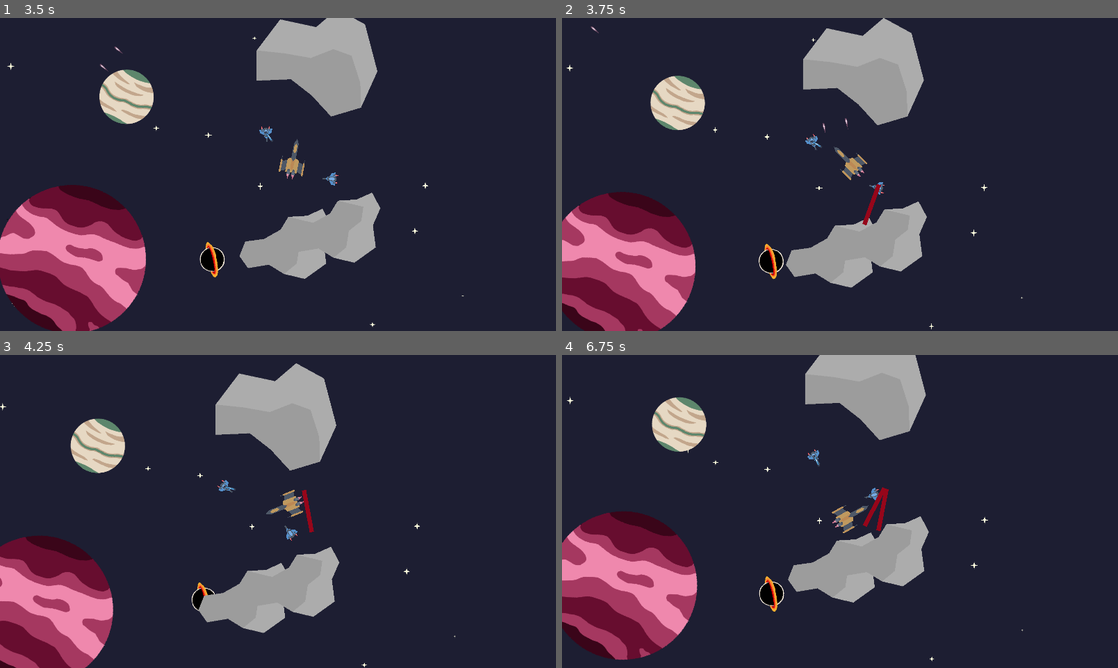
Above: before the commit, frames 1-4 (two rows, left to right).
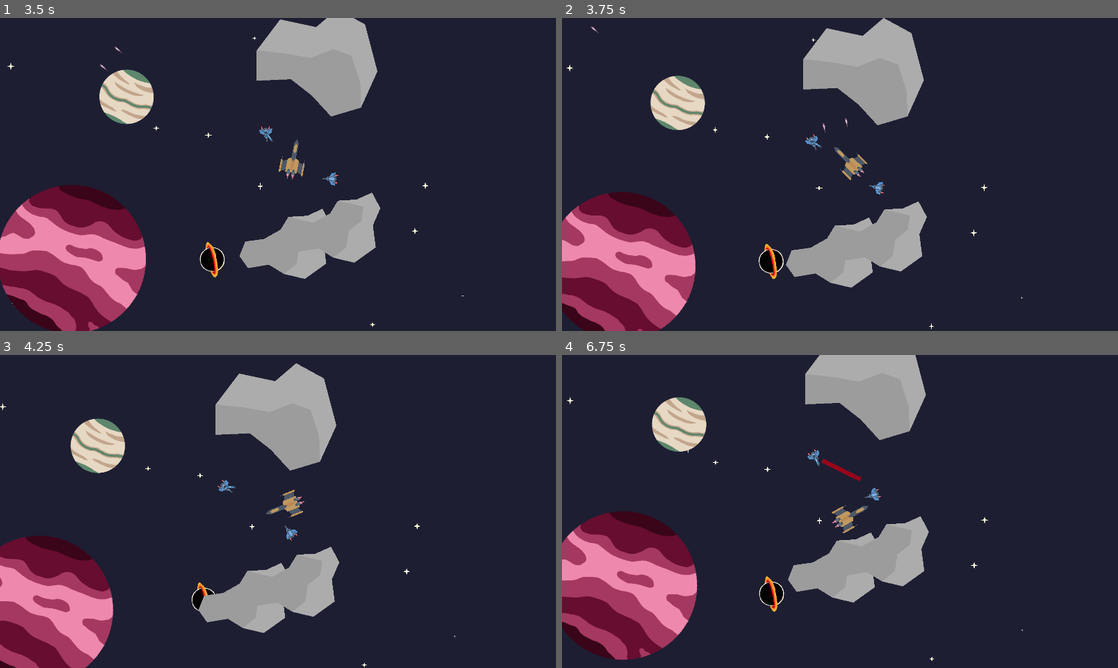
Above: after the commit, the same moments.

Repository: antax02/Ludum-Dare-58
Game: Godot game, scene res://scenes/ui/main_menu.tscn
Two runs of this game, one before a commit and one after it. Both use one fixed random seed, a clock stepped at 60 frames per second and the inputs below. The engine's default icon, where the game draws it, is replaced by a stand-in: a white triangle on a blue panel in a dark square.
Inputs (mouse positions are in pixels of both pictures, inside the frame that each line leads up to):
- Up to frame 1 (3.5 s): click "Start" at 0.5 s; move the mouse to (400, 158) at 1.27 s; hold Space (thrust) 1.28-2.03 s; click (400, 158) at 1.35 s; move the mouse to (166, 190) at 2.02 s; right-click (166, 190) at 2.1 s; click (166, 190) at 2.3 s; move the mouse to (333, 105) at 2.77 s; hold Space (thrust) from 2.78 s (still down); click (333, 105) at 2.85 s
- Up to frame 2 (3.75 s): keep holding Space (thrust); move the mouse to (812, 237) at 3.52 s; click (812, 237) at 3.6 s
- Up to frame 3 (4.25 s): keep holding Space (thrust)
- Up to frame 4 (6.75 s): move the mouse to (1006, 558) at 4.27 s; release Space (thrust) at 4.28 s; hold Right mouse button (dash) 4.28-5.03 s; click (1006, 558) at 4.55 s; move the mouse to (673, 464) at 5.02 s; click (673, 464) at 5.1 s; move the mouse to (867, 511) at 5.77 s; click (867, 511) at 5.85 s; move the mouse to (756, 433) at 6.52 s; hold Space (thrust) from 6.53 s (still down); right-click (756, 433) at 6.6 s

Frame 1 is identical in both runs. In frame 2, 0.1% of the frame differs, in the area x 45-58%, y 39-67%; in frame 3, 0.1%; in frame 4, 0.3%, in the area x 46-59%, y 33-57%.

Commit message:
Refactor charge enemy laser firing logic
Simplifies the charge enemy's laser firing mechanism by removing area detection and cooldown variables, integrating laser firing with the bullet timer. Updates scene references and signal connections to match the new logic.

Diff:
--- a/scenes/enemies/charge_enemy.tscn
+++ b/scenes/enemies/charge_enemy.tscn
@@ -1,26 +1,12 @@
-[gd_scene load_steps=7 format=3 uid="uid://c5enivskelk3f"]
+[gd_scene load_steps=5 format=3 uid="uid://c5enivskelk3f"]
 
-[ext_resource type="PackedScene" uid="uid://bsttj07uh4amy" path="res://scenes/enemies/base_enemy.tscn" id="1_w467i"]
+[ext_resource type="PackedScene" uid="uid://bsttj07uh4amy" path="res://scenes/enemies/enemy.tscn" id="1_w467i"]
 [ext_resource type="Script" uid="uid://dy8ht5vbfhkn5" path="res://scripts/enemies/charge_enemy.gd" id="2_xkf83"]
 [ext_resource type="PackedScene" uid="uid://dvumfkhw1clye" path="res://scenes/laser.tscn" id="3_5jdr2"]
 [ext_resource type="PackedScene" uid="uid://g3d6otker7yj" path="res://scenes/enemies/enemy_asset/laser_canon.tscn" id="3_xkf83"]
-[ext_resource type="PackedScene" uid="uid://pug080u7rka1" path="res://scenes/bullet.tscn" id="4_1xaef"]
-
-[sub_resource type="RectangleShape2D" id="RectangleShape2D_1xaef"]
-size = Vector2(386, 10)
 
 [node name="Enemy" instance=ExtResource("1_w467i")]
 script = ExtResource("2_xkf83")
 laser = ExtResource("3_5jdr2")
-bullet = ExtResource("4_1xaef")
 
 [node name="LaserCanon" parent="." index="3" instance=ExtResource("3_xkf83")]
-
-[node name="Area2D" type="Area2D" parent="LaserCanon" index="2"]
-
-[node name="CollisionShape2D" type="CollisionShape2D" parent="LaserCanon/Area2D" index="0"]
-position = Vector2(233, 0)
-shape = SubResource("RectangleShape2D_1xaef")
-
-[connection signal="body_entered" from="LaserCanon/Area2D" to="." method="_on_area_2d_body_entered"]
-[connection signal="body_exited" from="LaserCanon/Area2D" to="." method="_on_area_2d_body_exited"]
--- a/scenes/laser.tscn
+++ b/scenes/laser.tscn
@@ -16,3 +16,5 @@
 visible = false
 position = Vector2(59.5, 0)
 shape = SubResource("RectangleShape2D_5no5p")
+
+[connection signal="body_entered" from="." to="." method="_on_body_entered"]
--- a/scripts/enemies/base_enemy.gd
+++ b/scripts/enemies/base_enemy.gd
@@ -20,6 +20,7 @@
 	setup()
 
 func shoot():
+	bullet_timer = 0
 	var b = bullet.instantiate()
 	b.global_position = $ShootCenter.global_position
 	b.global_rotation = $ShootCenter.global_rotation
@@ -54,7 +55,6 @@
 
 	if position.distance_to(target.position) < (distance + 100) and bullet_timer >= bullet_cooldown:
 		shoot()
-		bullet_timer = 0
 
 	custom_physics_process(delta)
 
--- a/scripts/enemies/charge_enemy.gd
+++ b/scripts/enemies/charge_enemy.gd
@@ -1,9 +1,7 @@
 extends Enemy
 
-var laser_target_entities: int = 0
 var laser_charging: int = 0
-var laser_cooldown: int = 3
-var laser_timer: int = 0
+
 @export var laser: PackedScene
 
 func setup():
@@ -23,38 +21,25 @@
 	else:
 		$LaserCanon.global_rotation = (target.global_position - $LaserCanon.global_position).angle()
 
-func charge_laser():
-	laser_timer = 0
+func shoot():
 	laser_charging += 1
+	bullet_timer = (-6)
+	print("shoot")
 
-	if laser_timer >= laser_cooldown:
-		shoot()
-		laser_charging -= 1
-
-func shoot():
-	#laser_charging -= 1
+func shoot_laser():
 	var l = laser.instantiate()
 	l.global_position = $LaserCanon/ShootLaser.global_position
 	l.global_rotation = $LaserCanon/ShootLaser.global_rotation
 	l.target_group = "player"
 	l.ignore_user = "enemies"
 	l.damage = attack_damage
-	add_child(l)
-	#bullet_timer = (-5)
+	get_parent().add_child(l)
 
 func custom_physics_process(delta):
 	laser_tracing(delta)
-	laser_timer += delta
 
-	if laser_target_entities >= 1:
-		charge_laser()
-
-@warning_ignore("unused_parameter")
-func _on_area_2d_body_entered(body: Node2D) -> void:
-	if body.is_in_group("player"):
-		laser_target_entities += 1
-
-@warning_ignore("unused_parameter")
-func _on_area_2d_body_exited(body: Node2D) -> void:
-	if body.is_in_group("player"):
-		laser_target_entities -= 1
+	if bullet_timer >= (-4) and bullet_timer <= (-1):
+		shoot_laser()
+		bullet_timer = 0
+		laser_charging -= 1
+		print("fire laser")
